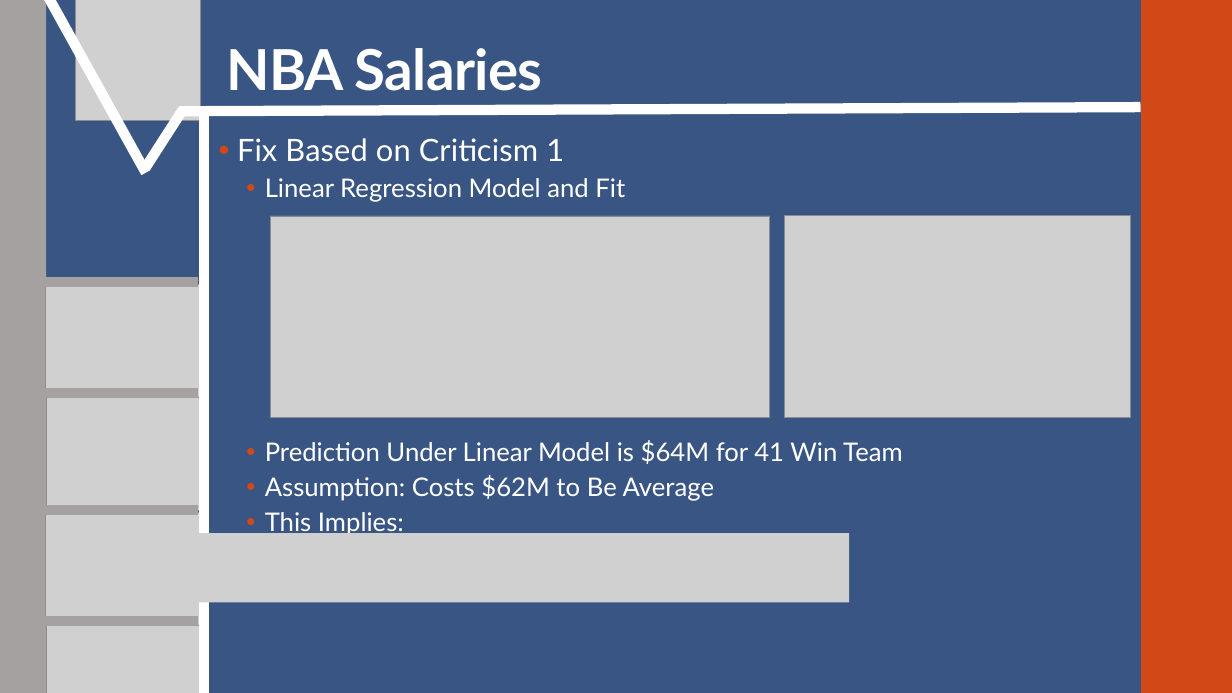
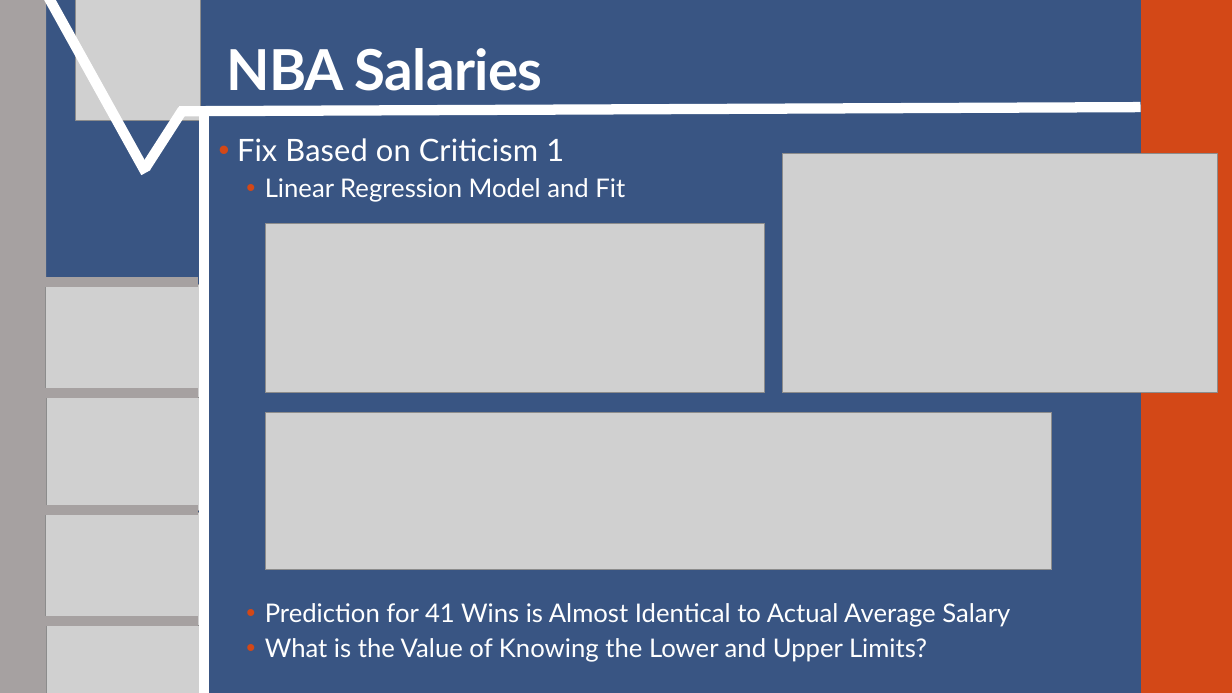
Before and after one commit to SuperMarioGiacomazzo/STOR538_WEBSITE, a slide deck: slide 16 of Slides/Basketball 4/Basketball_4_Lecture.pptx (slide 12 before the commit). Drawn at 1232x693 pixels with LibreOffice and Linux fonts; fonts in the diff are those of the drawing; grey boxes stand for pictures. Boxes give left, top, right and bottom in pixels: in the first picture for what was removed or moved away, otherwise in the second. Text is boxed around its words. In the diff, an @@ line names an element or a change of style, - is before the commit and + after.

```diff
--- a/Slides/Basketball 4/Basketball_4_Lecture.pptx
+++ b/Slides/Basketball 4/Basketball_4_Lecture.pptx
@@ picture: place and size @@
-picture at (785,215,1130,418)
+picture at (783,154,1218,394)
@@ picture: place and size @@
-picture at (271,216,771,418)
+picture at (265,224,764,394)
@@ picture added at (265,413,1052,570) @@
@@ picture removed at (106,533,849,603) @@
@@ text at (265,603,1010,662): text changed @@
-  • Prediction Under Linear Model is $64M for 41 Win Team
-  • Assumption: Costs $62M to Be Average
-  • This Implies:
+  • Prediction for 41 Wins is Almost Identical to Actual Average Salary
+  • What is the Value of Knowing the Lower and Upper Limits?
```
Also in this commit, not shown: 6 other slides changed, 5 slides added, 5 slides removed, 5 other files.
